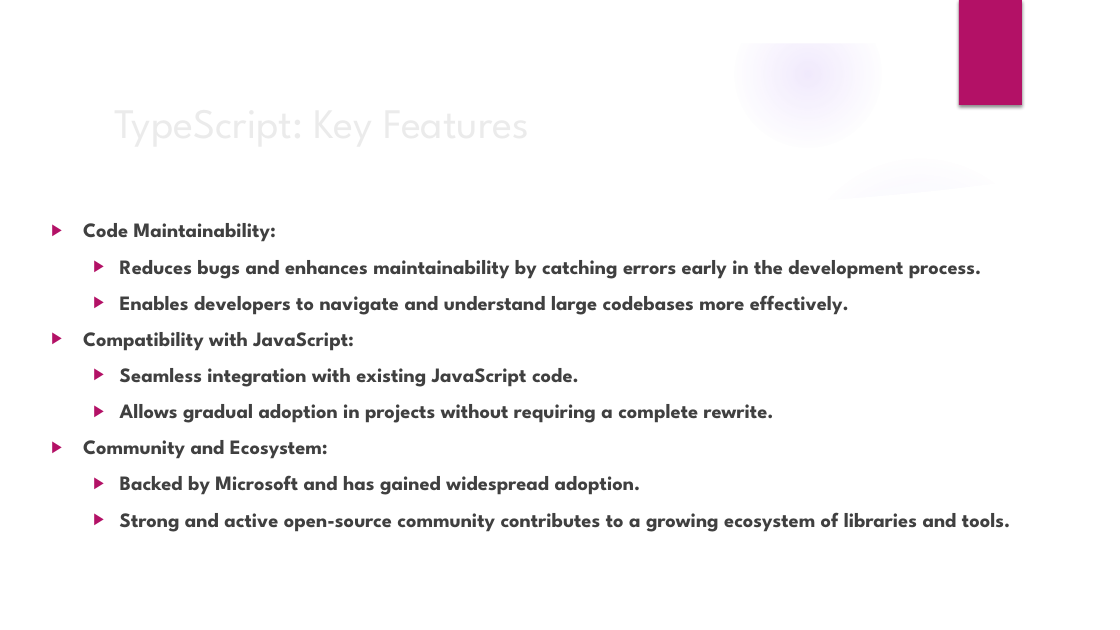
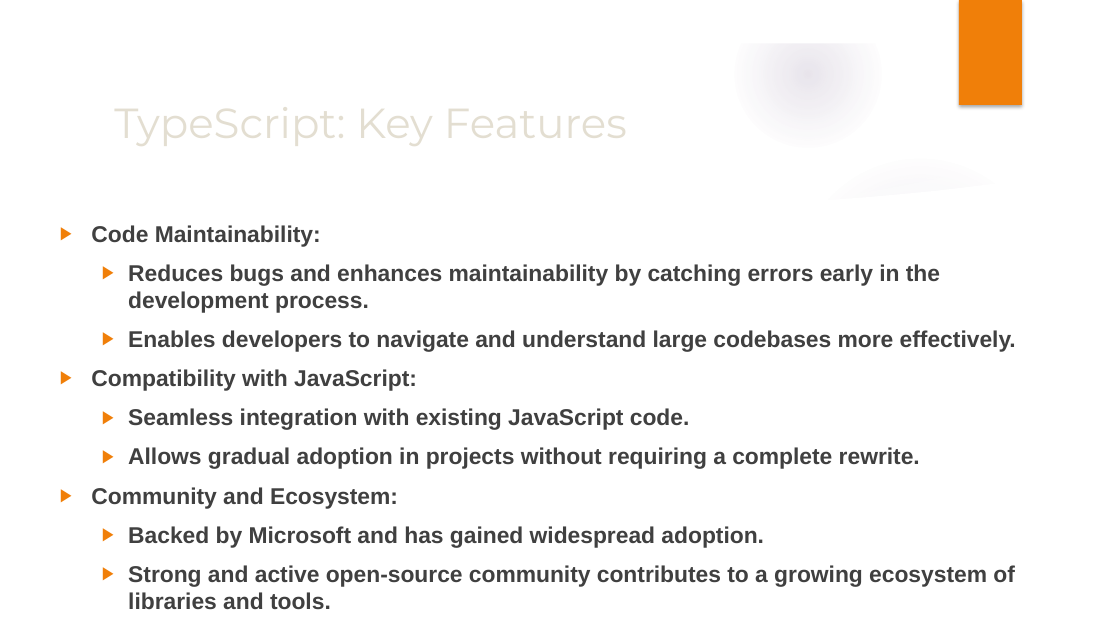
Before and after one commit to fkhan79/giaic_fmk, a slide deck: slide 11 of presentations/GIAIC_00-Introduction to TypeScript.pptx (slide 6 before the commit). Drawn at 1120x630 pixels with LibreOffice and Linux fonts; fonts in the diff are those of the drawing; background and template pictures are left out. Boxes give left, top, right and bottom in pixels: in the first picture for what was removed or moved away, otherwise in the second. Text is boxed around its words. In the diff, an @@ line names an element or a change of style, - is before the commit and + after.

```diff
--- a/presentations/GIAIC_00-Introduction to TypeScript.pptx
+++ b/presentations/GIAIC_00-Introduction to TypeScript.pptx
@@ fill gradient #9B6BF2 to gradient #604878 in 5 elements at bbox=[0, 245, 385, 630], bbox=[0, 266, 217, 483], bbox=[791, 539, 881, 630], bbox=[791, 154, 1049, 413], bbox=[735, 1, 882, 148] @@
@@ rectangle at bbox=[959, 0, 1022, 105]: fill #B31166 to #F07F09; shadow changed @@
@@ title "TypeScript: Key Features" at bbox=[106, 89, 911, 154]: font League Spartan to Montserrat, text colour #EBEBEB to #E3DED1 @@
@@ text "Code Maintainability:": place and size @@
-text "Code Maintainability:" at bbox=[83, 223, 1010, 532]
+text "Code Maintainability:" at bbox=[91, 225, 1016, 587]
@@ text "Code Maintainability:" at bbox=[91, 225, 1016, 587]: size 17.5 to 19.6 pt, font League Spartan to Arial; bullet colour #B31166 to #F07F09 @@
```
Also in this commit, not shown: 22 other slides changed, 5 slides added.
